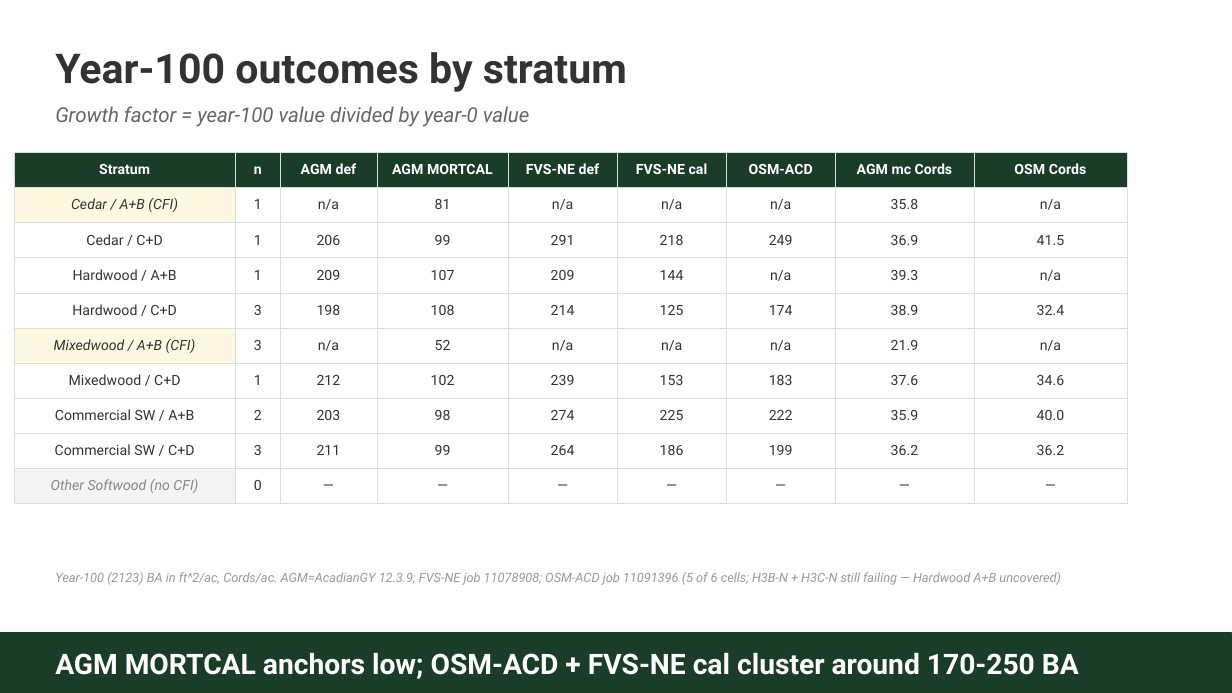
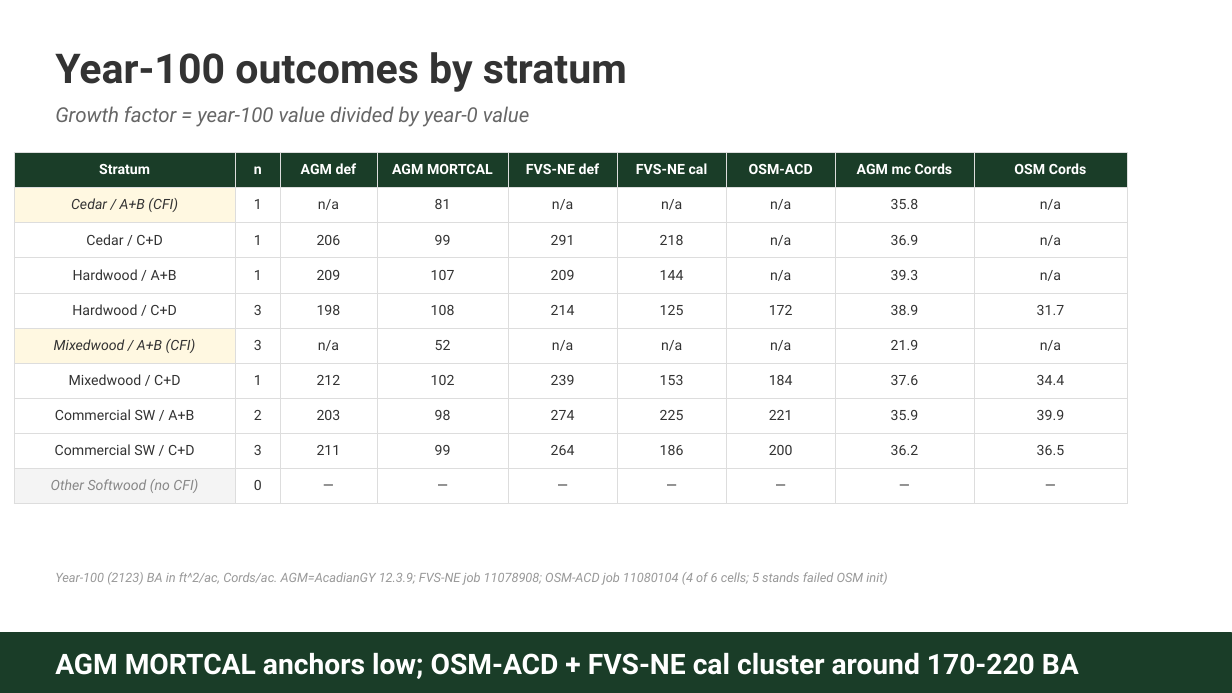
Before and after one commit to advanced-forestry-systems/fvs-modern, a slide deck: slide 6 of calibration/output/comparisons_overstory/silc_cfi/SILC_4Model_Benchmark_v10_Weiskittel.pptx. Drawn at 1232x693 pixels with LibreOffice and Linux fonts; fonts in the diff are those of the drawing. Boxes give left, top, right and bottom in pixels: in the first picture for what was removed or moved away, otherwise in the second. Text is boxed around its words. In the diff, an @@ line names an element or a change of style, - is before the commit and + after.

Commit message:
SILC v8-v10: AGM MORTCAL year-100, FVS-NE + OSM-ACD comparison, refined inputs
Key additions in calibration/output/comparisons_overstory/:

10 year empirical CFI scorecard (silc_cfi/):
- Long horizon CFI scorecard at 10 yr horizon (n=6 routine pairs)
- AGM MORTCAL cuts BA bias from +18.5% to +7.8%, sawlog BdFt R^2 0.84
- Mechanism decomposition figure (under mortality plus over growth)
- Triple-check verification: pipeline reproduces to 1e-13

100 year strata projections:
- AcadianGY MORTCAL=TRUE on 11 byStrata stands (Cardinal 11076533)
- FVS-NE default + calibrated on same stands (Cardinal 11078908)
- OSM-ACD 100 yr with refined BGI=3902 (Cardinal 11080104, 6 of 11 stands)
- CFI plot backfill for Cedar A+B and Mixedwood A+B (Cardinal 11077925)
- Year 100 BA: AGM MORTCAL 98-108, FVS-NE cal 125-225, OSM-ACD 172-221

Refined inputs from SILC CFI v3 lat/long (46.4628 N, 68.4253 W, Davistown):
- BGI: 3000 to 3902 (ME_BGI_V1.tif raster sample)
- CSI: 12.0 to 15.78 m (CSI_2030.tif raster sample)
- FVS-NE site index: 42 to 35 ft (empirical from dominant heights)

Deliverables:
- SILC_4Model_Benchmark_v10_Weiskittel.pdf (18 slides, operational deck)
- SILC_4Model_Benchmark_Report_v8_Weiskittel.docx (companion report)
- silc_strata_5x2_AGM_MORTCAL_BA.png (100 yr trajectory figure)
- silc_cfi_long_mechanism.png, silc_cfi_long_mortcal_compare.png
- All raw trajectory CSVs and aggregated cell tables

Operational recommendation: AGM with MORTCAL on anchors the long horizon
floor at 35 to 39 cords/ac; FVS-NE calibrated brackets the upper bound
at 44 to 70 cords/ac; OSM-ACD provides additional cross check.

```diff
--- a/calibration/output/comparisons_overstory/silc_cfi/SILC_4Model_Benchmark_v10_Weiskittel.pptx
+++ b/calibration/output/comparisons_overstory/silc_cfi/SILC_4Model_Benchmark_v10_Weiskittel.pptx
@@ table at (x1=14, y1=152, x2=1128, y2=568) @@
-row 3, column 7: 249
+row 3, column 7: n/a
-row 3, column 9: 41.5
+row 3, column 9: n/a
-row 5, column 7: 174
+row 5, column 7: 172
-row 5, column 9: 32.4
+row 5, column 9: 31.7
-row 7, column 7: 183
+row 7, column 7: 184
-row 7, column 9: 34.6
+row 7, column 9: 34.4
-row 8, column 7: 222
+row 8, column 7: 221
-row 8, column 9: 40.0
+row 8, column 9: 39.9
-row 9, column 7: 199
+row 9, column 7: 200
-row 9, column 9: 36.2
+row 9, column 9: 36.5
@@ text at (x1=55, y1=572, x2=887, y2=585): text changed @@
-Year-100 (2123) BA in ft^2/ac, Cords/ac. AGM=AcadianGY 12.3.9; FVS-NE job 11078908; OSM-ACD job 11091396 (5 of 6 cells; H3B-N + H3C-N still failing — Hardwood A+B uncovered)
+Year-100 (2123) BA in ft^2/ac, Cords/ac. AGM=AcadianGY 12.3.9; FVS-NE job 11078908; OSM-ACD job 11080104 (4 of 6 cells; 5 stands failed OSM init)
@@ text at (x1=55, y1=653, x2=1079, y2=679): text changed @@
-AGM MORTCAL anchors low; OSM-ACD + FVS-NE cal cluster around 170-250 BA
+AGM MORTCAL anchors low; OSM-ACD + FVS-NE cal cluster around 170-220 BA
```
Also in this commit, not shown: 3 other files.
